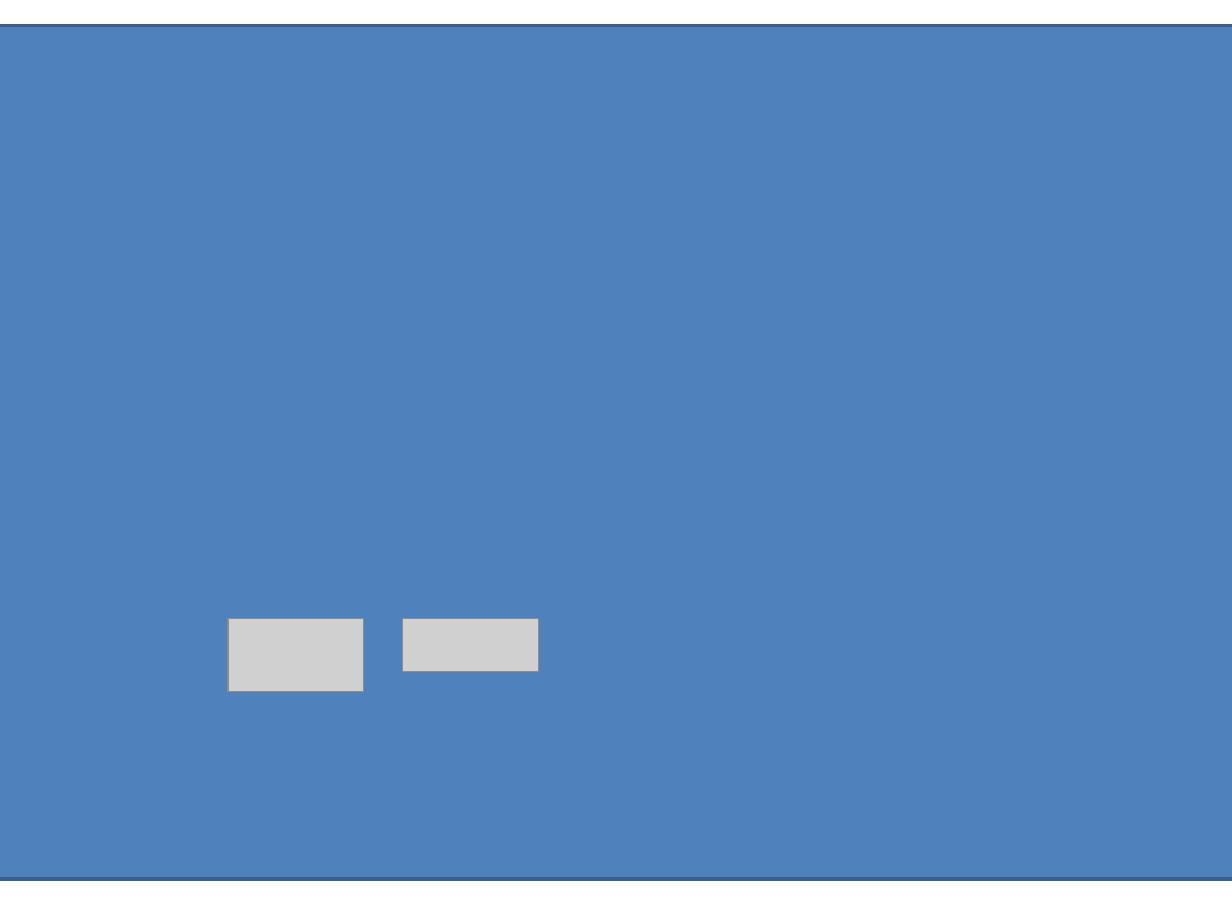
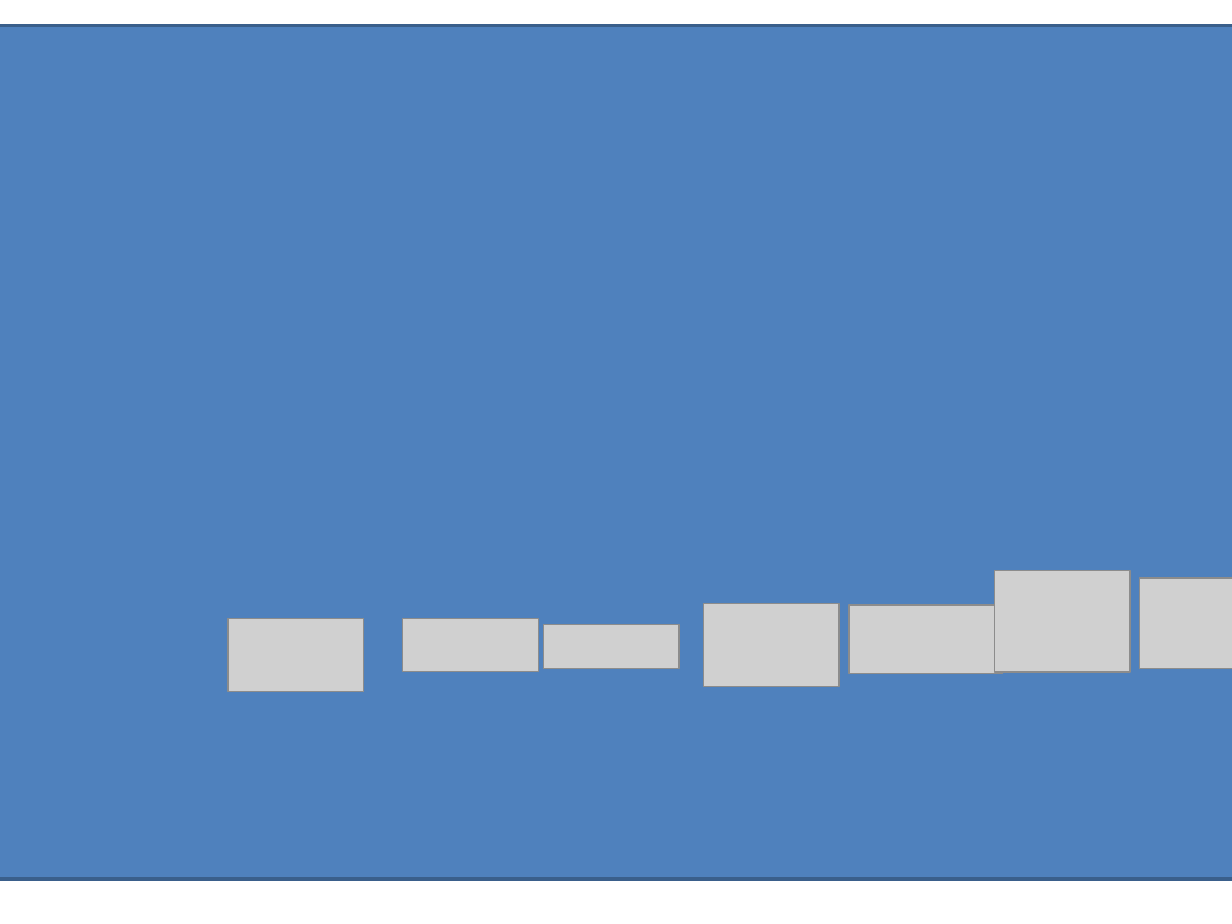
Before and after one commit to PI15b-PPSE/ArtemPilipenko, a slide deck: slide 2 of Project/images/images.pptx. Drawn at 1232x924 pixels with LibreOffice and Linux fonts; fonts in the diff are those of the drawing; grey boxes stand for pictures; background and template pictures are left out. Boxes give left, top, right and bottom in pixels: in the first picture for what was removed or moved away, otherwise in the second. Text is boxed around its words. In the diff, an @@ line names an element or a change of style, - is before the commit and + after.

```diff
--- a/Project/images/images.pptx
+++ b/Project/images/images.pptx
@@ picture added at (994, 570, 1130, 671) @@
@@ picture added at (1140, 578, 1232, 668) @@
@@ picture added at (543, 625, 679, 669) @@
@@ picture added at (703, 604, 839, 686) @@
@@ picture added at (849, 605, 1003, 674) @@
```
Also in this commit, not shown: 14 other files.
